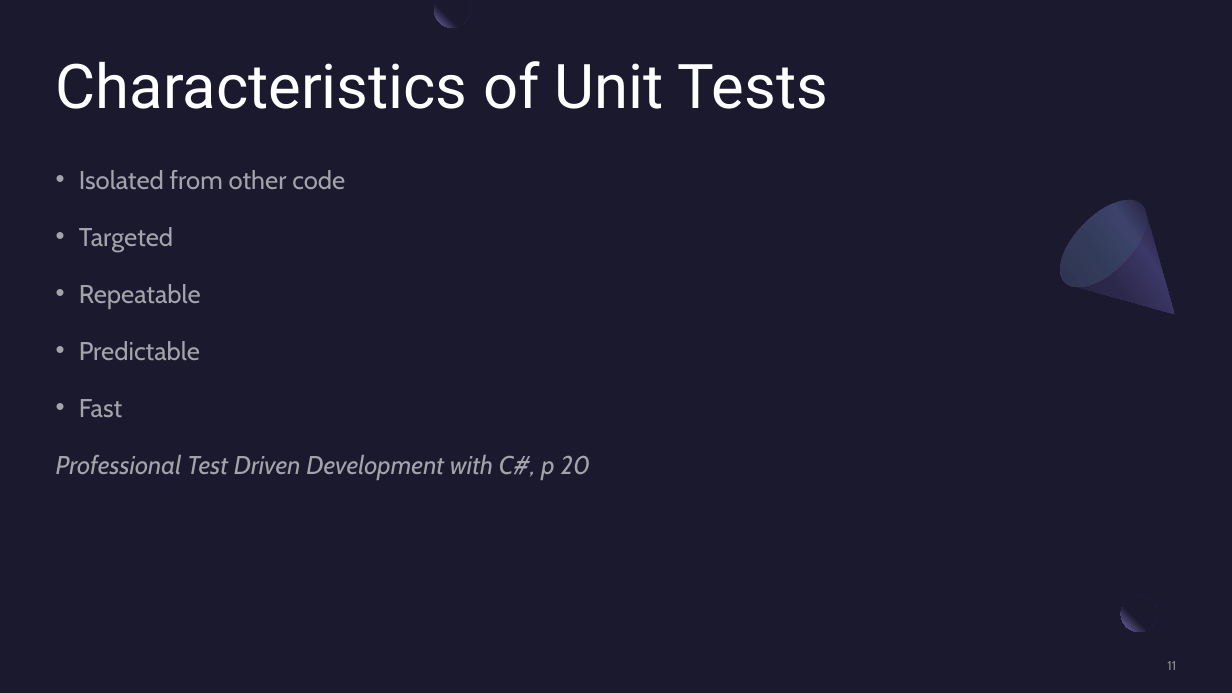
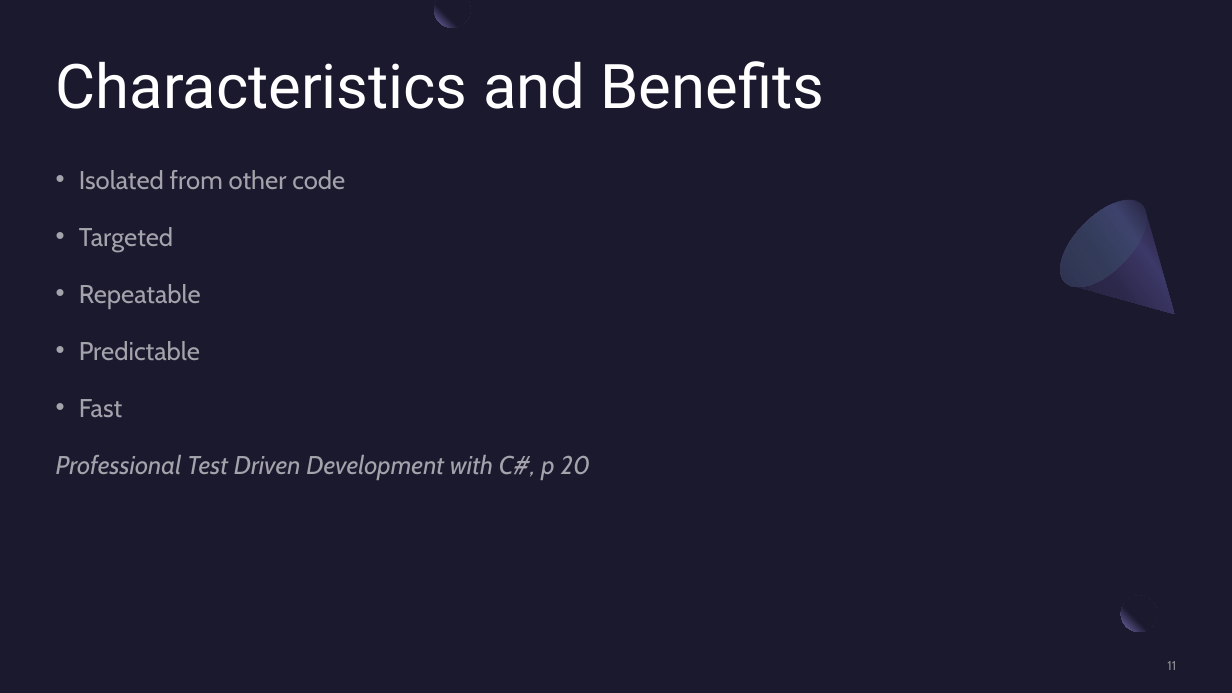
Before and after one commit to Three97/UnitTestingPresentation, a slide deck: slide 11 of PowerPoint/UnitTestingInCSharp.pptx. Drawn at 1232x693 pixels with LibreOffice and Linux fonts; fonts in the diff are those of the drawing. Boxes give left, top, right and bottom in pixels: in the first picture for what was removed or moved away, otherwise in the second. Text is boxed around its words. In the diff, an @@ line names an element or a change of style, - is before the commit and + after.

```diff
--- a/PowerPoint/UnitTestingInCSharp.pptx
+++ b/PowerPoint/UnitTestingInCSharp.pptx
@@ title at [56,61,824,109]: text changed @@
-Characteristics of Unit Tests
+Characteristics and Benefits
```
Also in this commit, not shown: 10 other slides changed.
